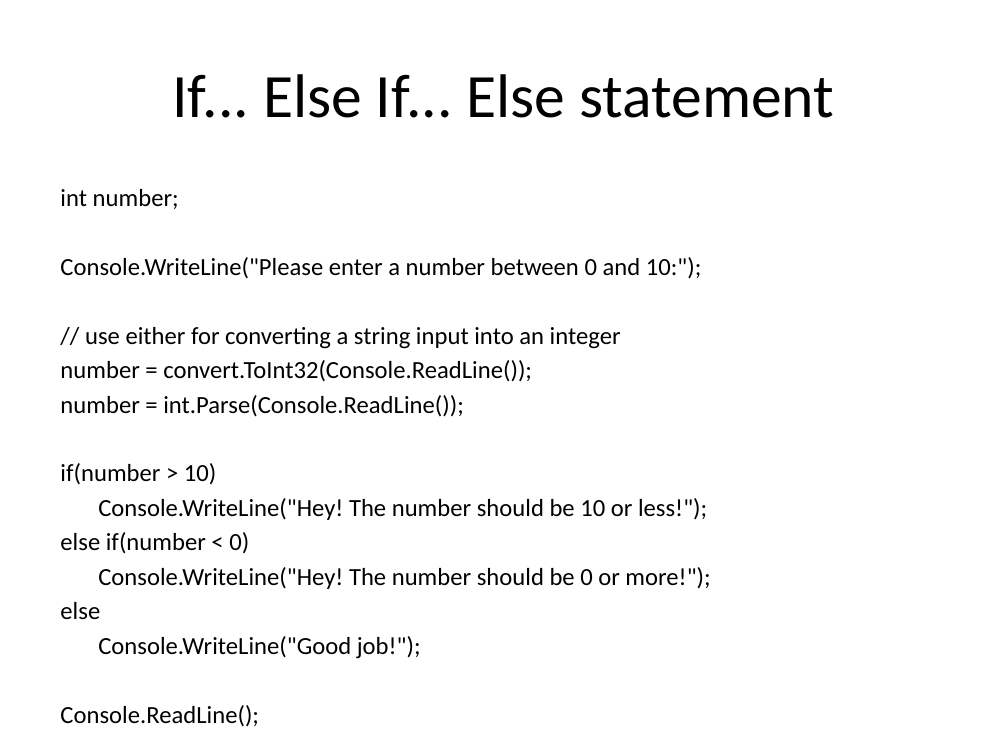
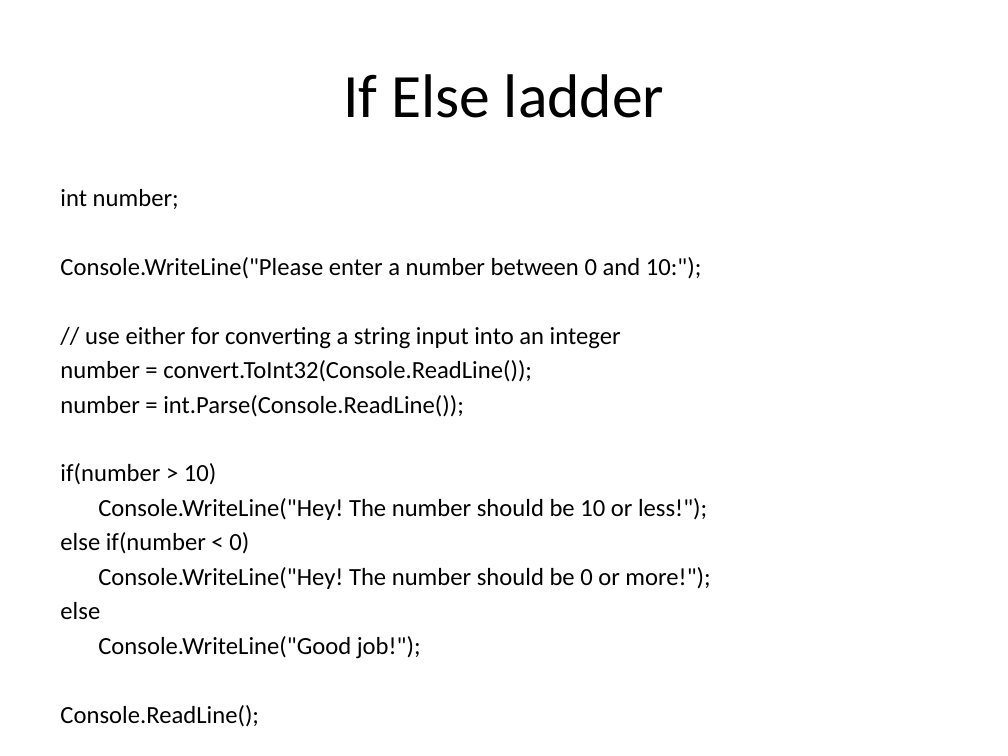
Before and after one commit to st-doms/C-, a slide deck: slide 4 of If Statements - C#.pptx. Drawn at 1008x756 pixels with LibreOffice and Linux fonts; fonts in the diff are those of the drawing. Boxes give left, top, right and bottom in pixels: in the first picture for what was removed or moved away, otherwise in the second. Text is boxed around its words. In the diff, an @@ line names an element or a change of style, - is before the commit and + after.

```diff
--- a/If Statements - C#.pptx
+++ b/If Statements - C#.pptx
@@ title at (343, 74, 664, 118): text changed @@
-If... Else If... Else statement
+If Else ladder
```
Also in this commit, not shown: 1 other slide changed.
